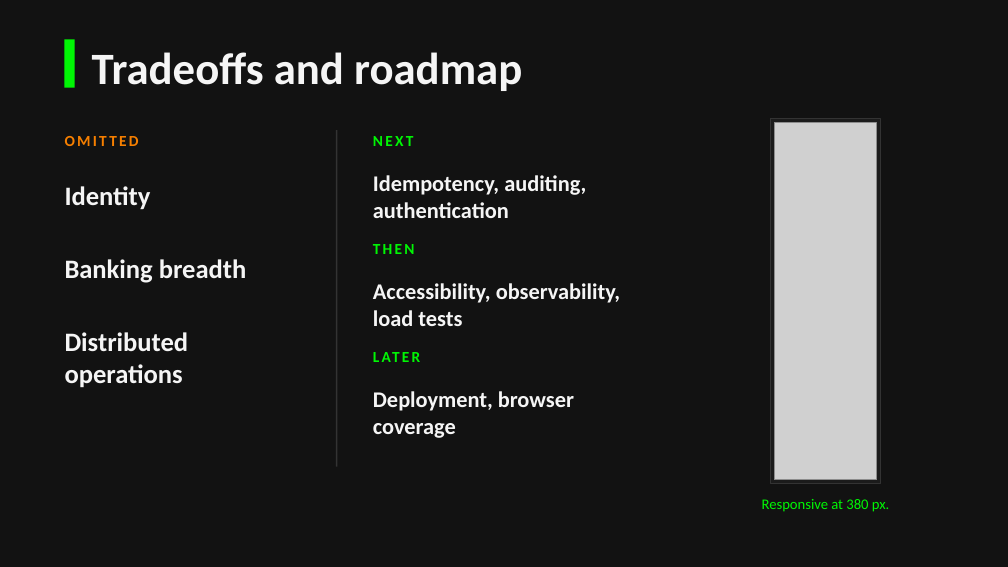
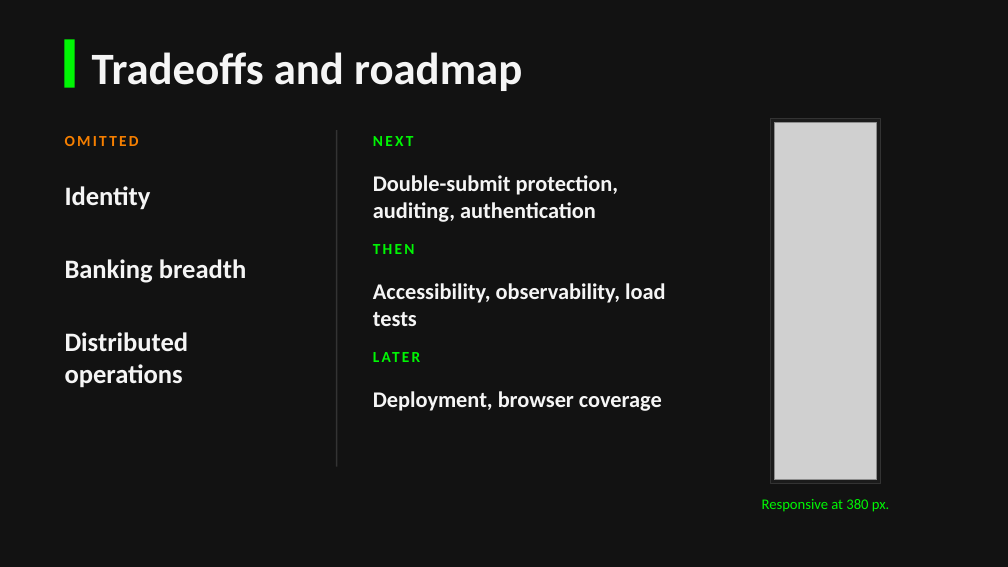
Before and after one commit to johndifini/atm, a slide deck: slide 6 of design/atm-deck.pptx. Drawn at 1008x567 pixels with LibreOffice and Linux fonts; fonts in the diff are those of the drawing; grey boxes stand for pictures. Boxes give left, top, right and bottom in pixels: in the first picture for what was removed or moved away, otherwise in the second. Text is boxed around its words. In the diff, an @@ line names an element or a change of style, - is before the commit and + after.

```diff
--- a/design/atm-deck.pptx
+++ b/design/atm-deck.pptx
@@ text at (373, 175, 619, 222): text changed @@
-Idempotency, auditing, authentication
+Double-submit protection, auditing, authentication
@@ text "Accessibility, observability, load tests" rewrapped from (373, 283, 620, 326) to (373, 283, 665, 326) @@
@@ text "Deployment, browser coverage" rewrapped from (373, 391, 574, 438) to (373, 391, 662, 411) @@
```
Also in this commit, not shown: 1 other slide changed, 1 other file.
